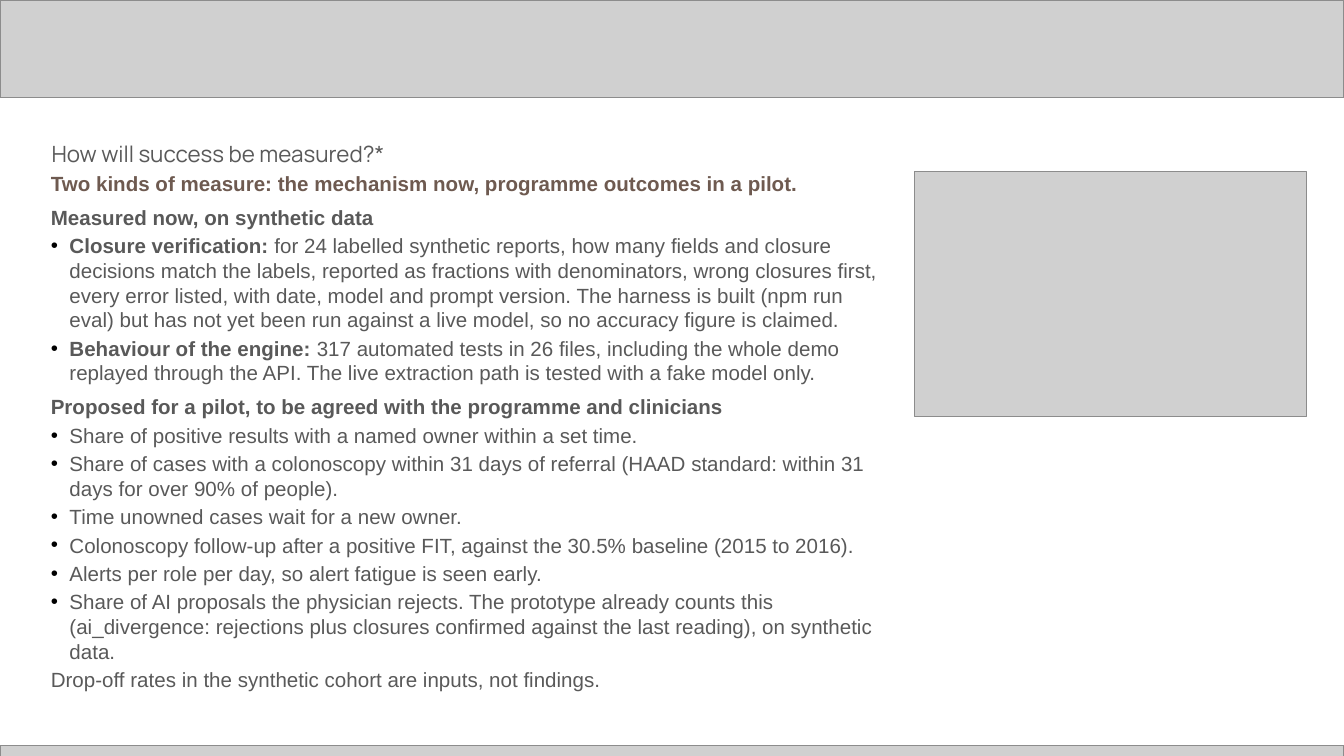
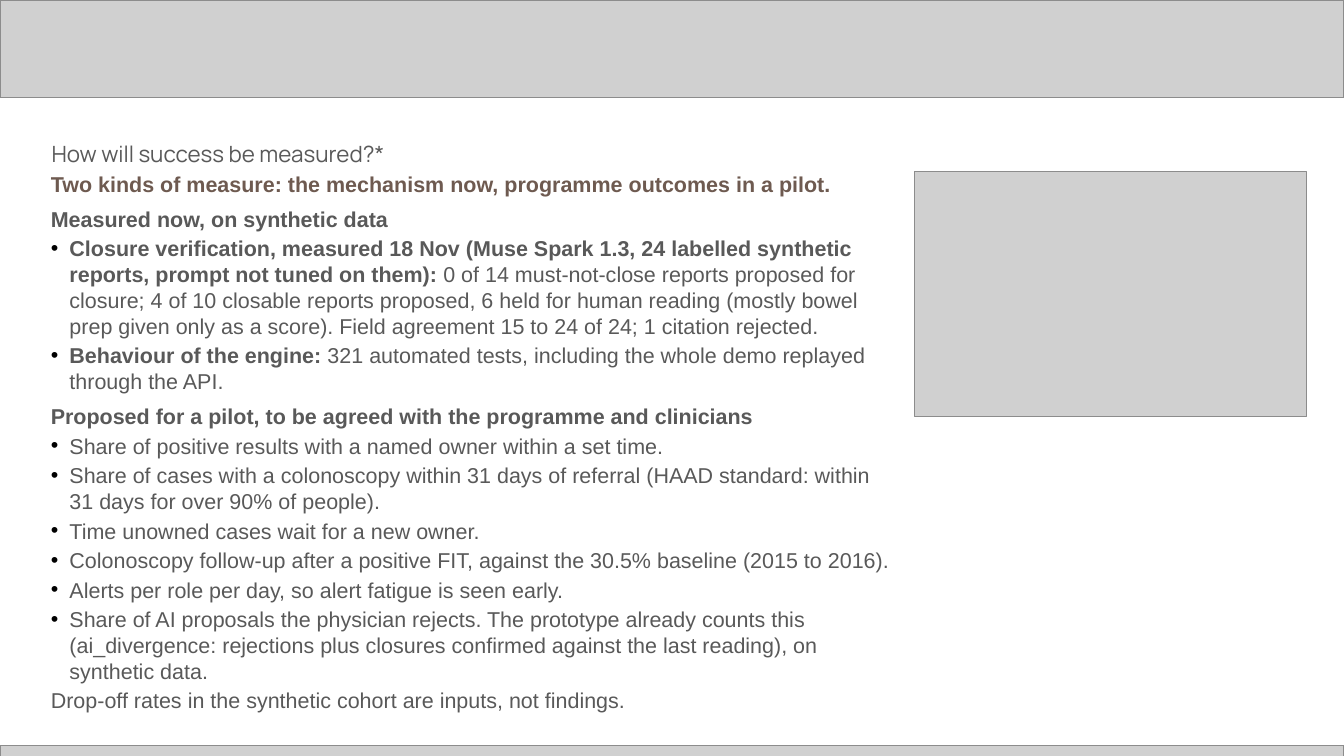
Before and after one commit to alfianhid/nexyra, a slide deck: slide 6 of docs/deck/Nexyra-C05-submission.pptx. Drawn at 1344x756 pixels with LibreOffice and Linux fonts; fonts in the diff are those of the drawing; grey boxes stand for pictures. Boxes give left, top, right and bottom in pixels: in the first picture for what was removed or moved away, otherwise in the second. Text is boxed around its words. In the diff, an @@ line names an element or a change of style, - is before the commit and + after.

```diff
--- a/docs/deck/Nexyra-C05-submission.pptx
+++ b/docs/deck/Nexyra-C05-submission.pptx
@@ text at box(51, 176, 889, 713): size 11 to 11.5 pt in "Two kinds of measure: the mechanism now, ...", "Measured now, on synthetic data", "Proposed for a pilot, to be agreed ...", "Share of positive results with a named ..." and 6 more places @@
@@ text at box(69, 240, 865, 394): text changed; size 11 to 11.5 pt @@
-• Closure verification: for 24 labelled synthetic reports, how many fields and closure decisions match the labels, reported as fractions with denominators, wrong closures first, every error listed, with date, model and prompt version. The harness is built (npm run eval) but has not yet been run against a live model, so no accuracy figure is claimed.
-• Behaviour of the engine: 317 automated tests in 26 files, including the whole demo replayed through the API. The live extraction path is tested with a fake model only.
+• Closure verification, measured 18 Nov (Muse Spark 1.3, 24 labelled synthetic reports, prompt not tuned on them): 0 of 14 must-not-close reports proposed for closure; 4 of 10 closable reports proposed, 6 held for human reading (mostly bowel prep given only as a score). Field agreement 15 to 24 of 24; 1 citation rejected.
+• Behaviour of the engine: 321 automated tests, including the whole demo replayed through the API.
```
Also in this commit, not shown: 3 other slides changed, 18 other files.
